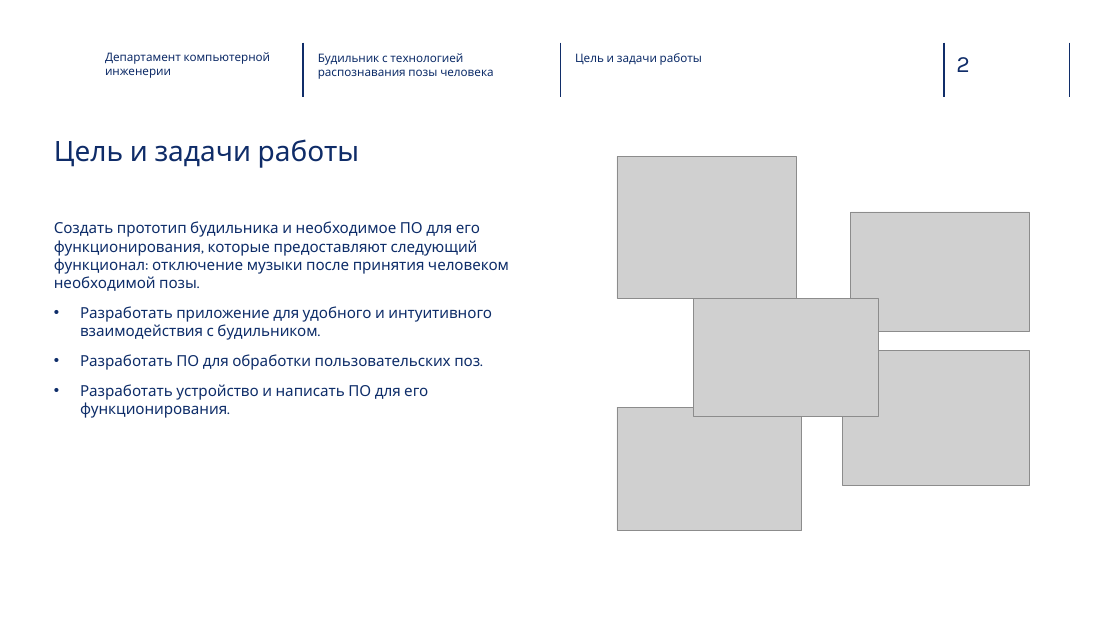
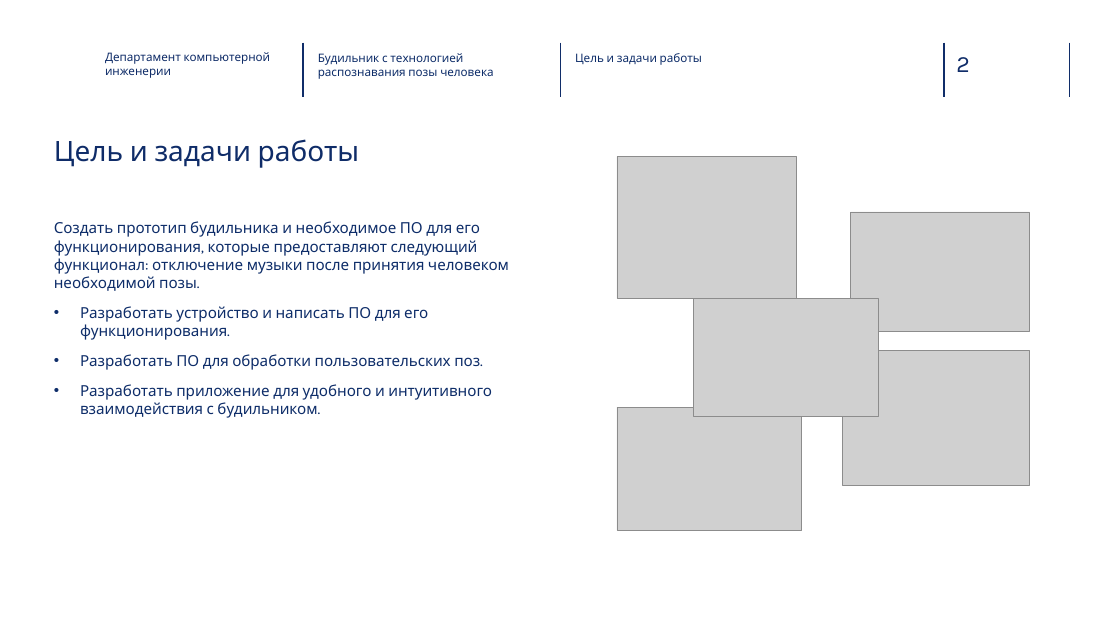
Before and after one commit to SynKolbasyn/alarm_clock, a slide deck: slide 2 of docs/alarm_clock.pptx. Drawn at 1120x630 pixels with LibreOffice and Linux fonts; fonts in the diff are those of the drawing; grey boxes stand for pictures; background and template pictures are left out. Boxes give left, top, right and bottom in pixels: in the first picture for what was removed or moved away, otherwise in the second. Text is boxed around its words. In the diff, an @@ line names an element or a change of style, - is before the commit and + after.

```diff
--- a/docs/alarm_clock.pptx
+++ b/docs/alarm_clock.pptx
@@ text at [80, 306, 480, 370]: paragraphs added @@
+• Разработать устройство и написать ПО для его функционирования.
+• Разработать ПО для обработки пользовательских поз.
@@ text at [80, 354, 480, 418]: paragraphs removed @@
-• Разработать ПО для обработки пользовательских поз.
-• Разработать устройство и написать ПО для его функционирования.
```
Also in this commit, not shown: 1 other slide changed, 3 slides added.
